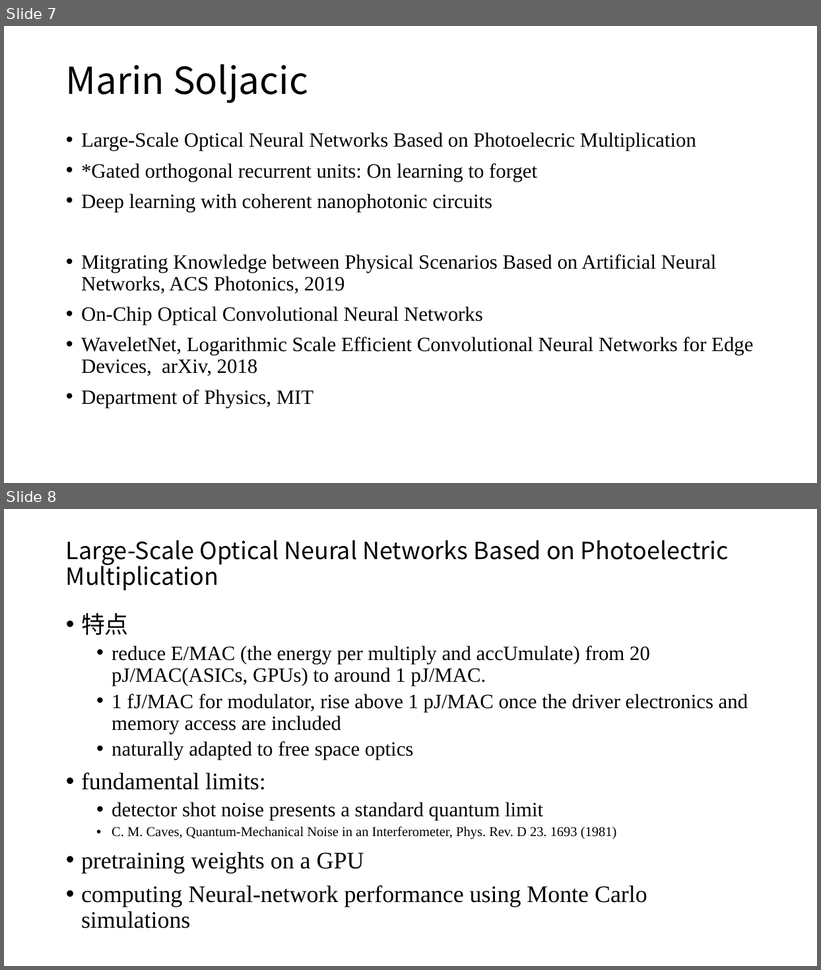
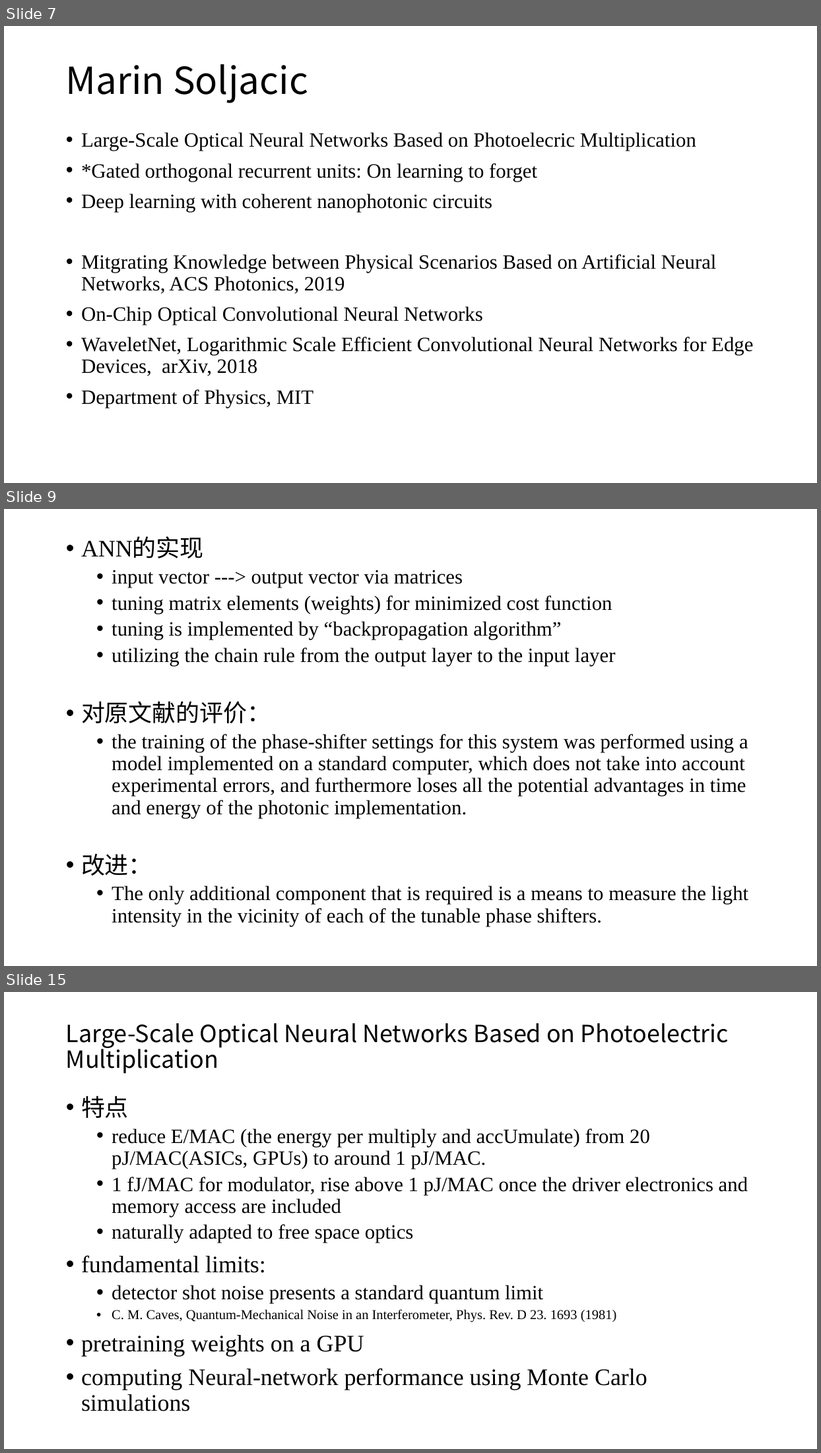
Before and after one commit to lucaschang95/DiscussionWithLin, a slide deck: 20190918 - 光芯片深度学习调研.pptx. Shown one above the other, each under a label of ours: slides 7 and 8 before the commit, slides 7, 9 and 15 after it; the slides between them are not shown. The pictures are 821x970 and 821x1453 pixels, drawn with LibreOffice and Linux fonts; fonts in the diff are those of the drawing. Boxes give left, top, right and bottom in pixels: in the first picture for what was removed or moved away, otherwise in the second. Text is boxed around its words. In the diff, an @@ line names an element or a change of style, - is before the commit and + after.

```diff
--- a/20190918 - 光芯片深度学习调研.pptx
+++ b/20190918 - 光芯片深度学习调研.pptx
@@ slide 9 added at bbox=[4, 509, 817, 966], background #FFFFFF @@
@@ text added at bbox=[81, 539, 748, 927], 24 pt, text #000000 @@
+• ANN的实现
+  • input vector ---> output vector via matrices
+  • tuning matrix elements (weights) for minimized cost function
+  • tuning is implemented by “backpropagation algorithm”
+  • utilizing the chain rule from the output layer to the input layer
+• 对原文献的评价：
+  • the training of the phase-shifter settings for this system was performed using a model implemented on a standard computer, which does not take into account experimental errors, and furthermore loses all the potential advantages in time and energy of the photonic implementation.
+• 改进：
+  • The only additional component that is required is a means to measure the light intensity in the vicinity of each of the tunable phase shifters.
@@ what was slide 8 is now slide 15 @@
```
Also in this commit, not shown: 11 other slides added.
